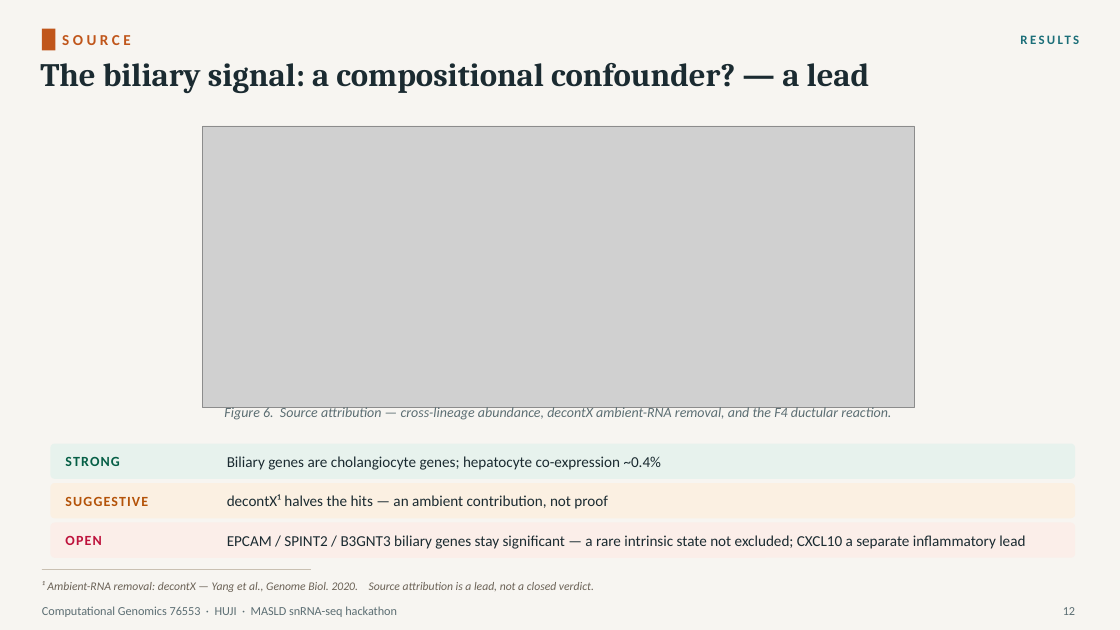
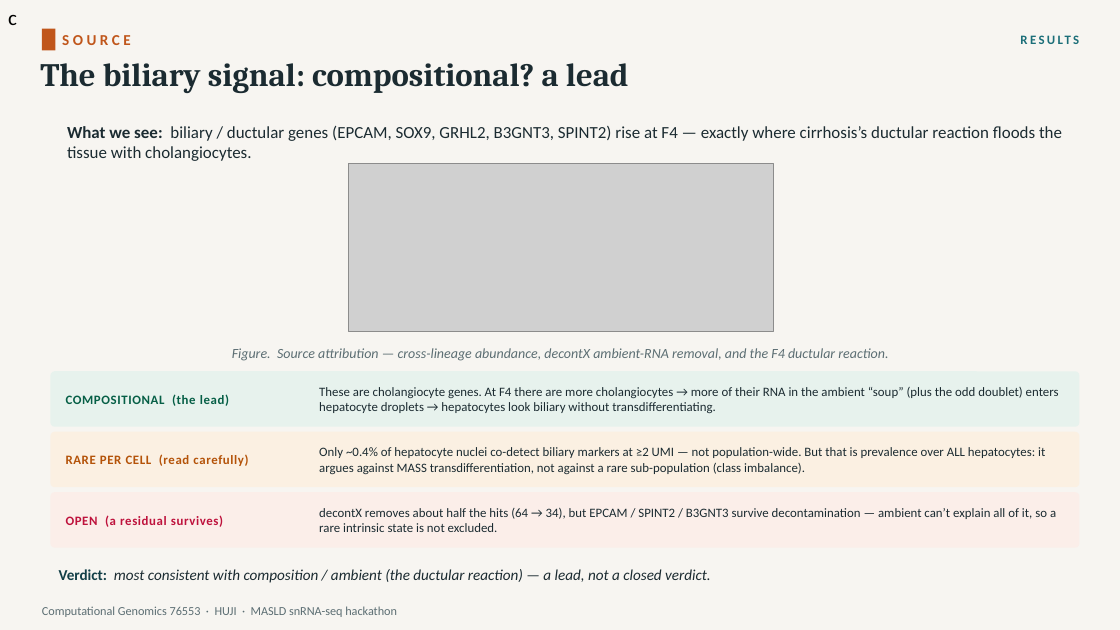
Before and after one commit to roeetekoah/liver-zonation, a slide deck: slide 15 of presentation/MASLD_stages_computational_analysis_roee_shira.pptx. Drawn at 1120x630 pixels with LibreOffice and Linux fonts; fonts in the diff are those of the drawing; grey boxes stand for pictures. Boxes give left, top, right and bottom in pixels: in the first picture for what was removed or moved away, otherwise in the second. Text is boxed around its words. In the diff, an @@ line names an element or a change of style, - is before the commit and + after.

```diff
--- a/presentation/MASLD_stages_computational_analysis_roee_shira.pptx
+++ b/presentation/MASLD_stages_computational_analysis_roee_shira.pptx
@@ background #F7F5F1 to #FFFFFF @@
@@ rectangle added at [0, 0, 1120, 630], fill #F7F5F1, 18 pt, text #000000 @@
+c
@@ text at [40, 63, 629, 93]: text changed @@
-The biliary signal: a compositional confounder? — a lead
+The biliary signal: compositional? a lead
@@ text added at [67, 126, 1062, 161], 14.5 pt, text #1B2B31 @@
+What we see: biliary / ductular genes (EPCAM, SOX9, GRHL2, B3GNT3, SPINT2) rise at F4 — exactly where cirrhosis’s ductular reaction floods the tissue with cholangiocytes.
@@ picture: place and size @@
-picture at [203, 126, 915, 408]
+picture at [349, 164, 774, 332]
@@ text at [232, 348, 888, 361]: text changed @@
-Figure 6. Source attribution — cross-lineage abundance, decontX ambient-RNA removal, and the F4 ductular reaction.
+Figure. Source attribution — cross-lineage abundance, decontX ambient-RNA removal, and the F4 ductular reaction.
@@ proportions changed in 3 elements at [50, 492, 1080, 548], [50, 432, 1080, 487], [50, 371, 1080, 427] @@
@@ rounded rectangle: place and size @@
-rounded rectangle at [50, 444, 1075, 479]
+rounded rectangle at [50, 371, 1080, 427]
@@ text added at [319, 387, 1059, 413], 11 pt, text #1B2B31 @@
+These are cholangiocyte genes. At F4 there are more cholangiocytes → more of their RNA in the ambient “soup” (plus the odd doublet) enters hepatocyte droplets → hepatocytes look biliary without transdifferentiating.
@@ text added at [66, 394, 229, 406], 11 pt, text #065F46, bold @@
+COMPOSITIONAL (the lead)
@@ rounded rectangle: place and size @@
-rounded rectangle at [50, 483, 1075, 518]
+rounded rectangle at [50, 432, 1080, 487]
@@ text added at [319, 447, 1045, 474], 11 pt, text #1B2B31 @@
+Only ~0.4% of hepatocyte nuclei co-detect biliary markers at ≥2 UMI — not population-wide. But that is prevalence over ALL hepatocytes: it argues against MASS transdifferentiation, not against a rare sub-population (class imbalance).
@@ text removed at [65, 457, 119, 466] @@
-STRONG
@@ text added at [66, 454, 248, 466], 11 pt, text #B45309, bold @@
+RARE PER CELL (read carefully)
@@ text removed at [227, 456, 662, 470] @@
-Biliary genes are cholangiocyte genes; hepatocyte co-expression ~0.4%
@@ rounded rectangle: place and size @@
-rounded rectangle at [50, 523, 1075, 558]
+rounded rectangle at [50, 492, 1080, 548]
@@ text removed at [65, 497, 148, 506] @@
-SUGGESTIVE
@@ text removed at [227, 494, 608, 509] @@
-decontX¹ halves the hits — an ambient contribution, not proof
@@ text at [319, 508, 1056, 532]: text changed; size 13 to 11 pt @@
-EPCAM / SPINT2 / B3GNT3 biliary genes stay significant — a rare intrinsic state not excluded; CXCL10 a separate inflammatory lead
+decontX removes about half the hits (64 → 34), but EPCAM / SPINT2 / B3GNT3 survive decontamination — ambient can’t explain all of it, so a rare intrinsic state is not excluded.
@@ text at [66, 515, 223, 527]: text changed; size 12 to 11 pt @@
-OPEN
+OPEN (a residual survives)
@@ text at [59, 569, 711, 583]: text changed; size 10 to 13 pt; text colour #6B6256 to #1B2B31 @@
-¹ Ambient-RNA removal: decontX — Yang et al., Genome Biol. 2020. Source attribution is a lead, not a closed verdict.
+Verdict: most consistent with composition / ambient (the ductular reaction) — a lead, not a closed verdict.
@@ line removed from (42, 570) to (311, 570) @@
@@ text removed at [1063, 607, 1075, 615] @@
-12
```
Also in this commit, not shown: 9 other files.
